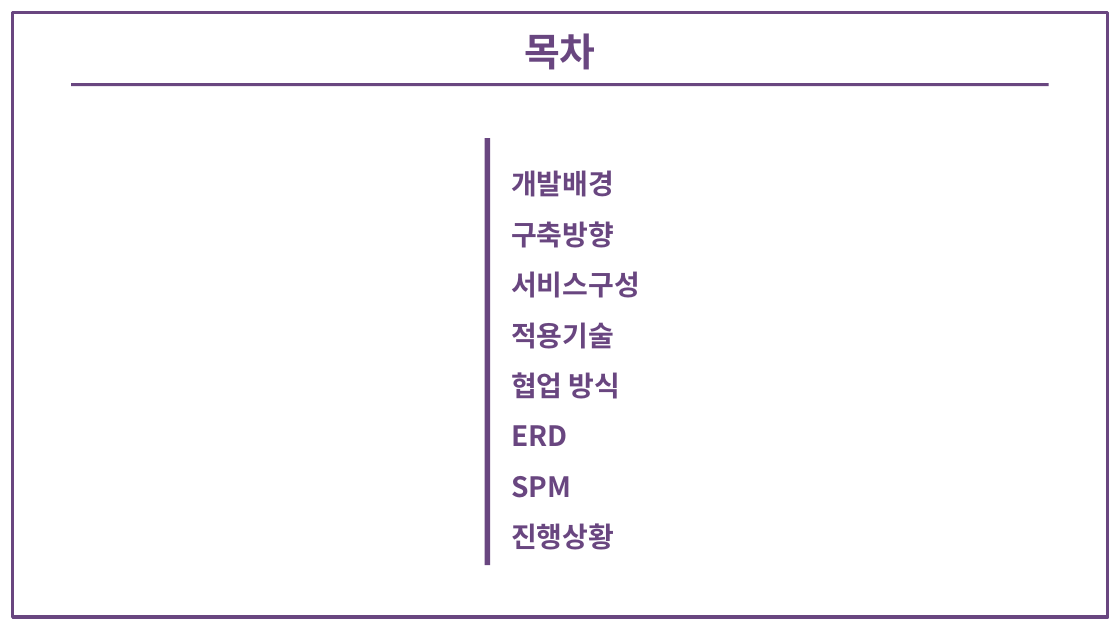
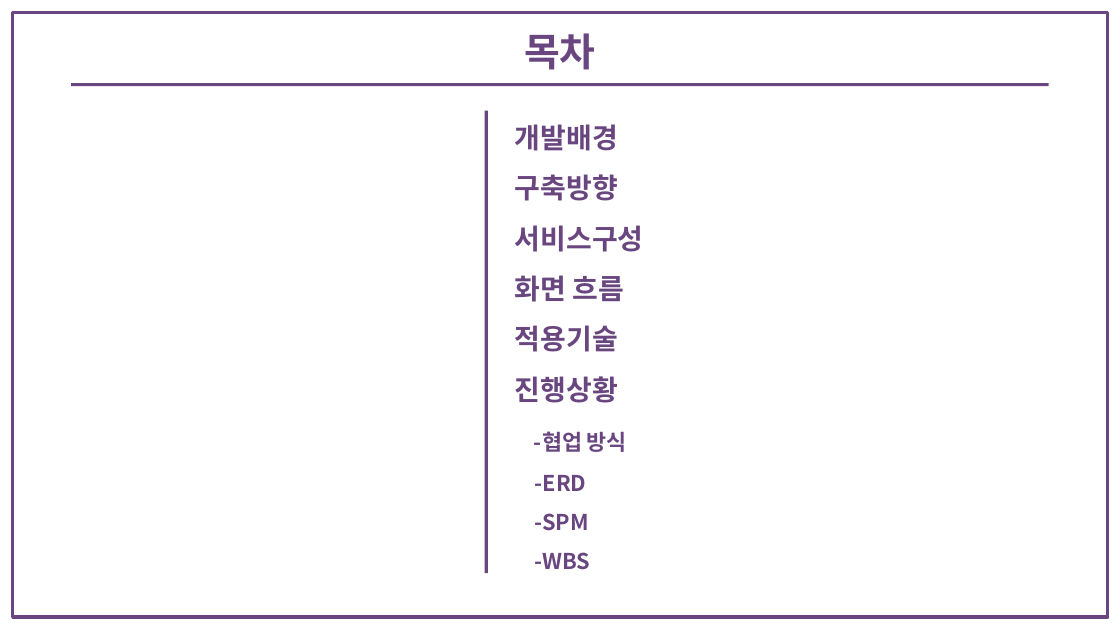
Before and after one commit to bitnarii/YMPM, a slide deck: slide 3 of 기획서/5조 Fit-back.pptx. Drawn at 1120x630 pixels with LibreOffice and Linux fonts; fonts in the diff are those of the drawing. Boxes give left, top, right and bottom in pixels: in the first picture for what was removed or moved away, otherwise in the second. Text is boxed around its words. In the diff, an @@ line names an element or a change of style, - is before the commit and + after.

Commit message:
기획서 피피티 수정(화면 흐름 추가, 목차 수정)

```diff
--- a/기획서/5조 Fit-back.pptx
+++ b/기획서/5조 Fit-back.pptx
@@ rectangle: place and size @@
-rectangle at box(484, 138, 490, 565)
+rectangle at box(484, 111, 488, 573)
@@ text "개발배경": place and size @@
-text "개발배경" at box(511, 170, 640, 550)
+text "개발배경" at box(515, 124, 644, 570)
@@ text at box(515, 275, 625, 302): paragraph added @@
+화면 흐름
@@ text at box(511, 372, 621, 498): paragraphs removed @@
-협업 방식
-ERD
-SPM
@@ text at box(534, 431, 627, 570): paragraphs added @@
+-협업 방식
+-ERD
+-SPM
+-WBS
```
Also in this commit, not shown: 1 slide added, 2 slides removed.
